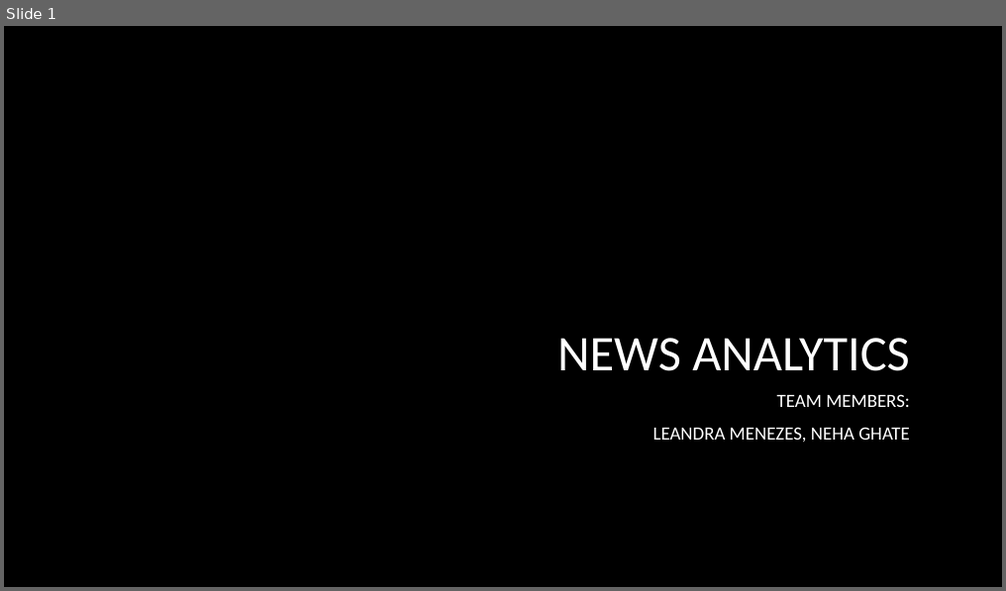
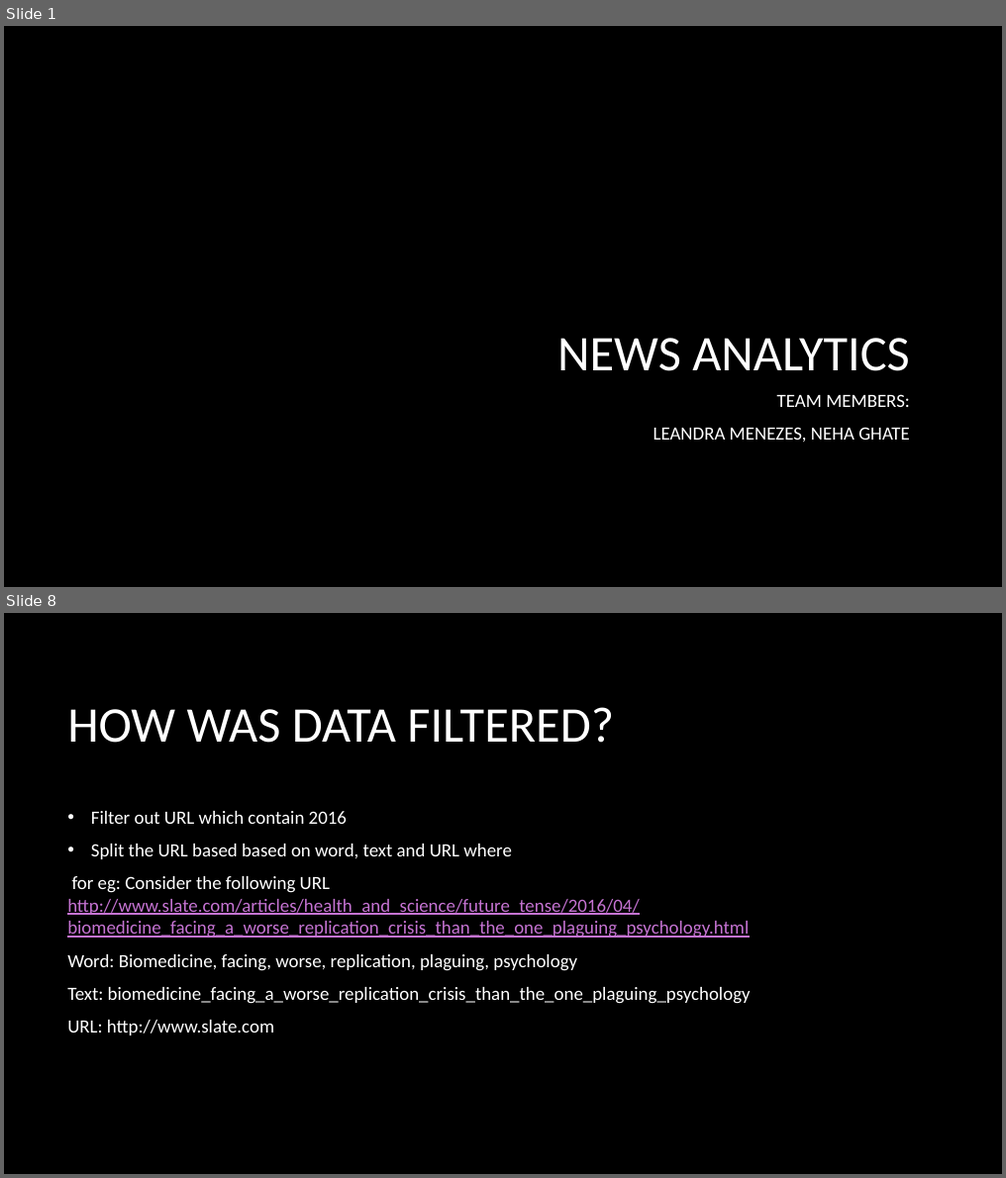
Before and after one commit to Nehaghate285/NewsAnalytics, a slide deck: News Analytics.pptx. Shown one above the other, each under a label of ours: slide 1 before the commit, slides 1 and 8 after it; the slides between them are not shown. The pictures are 1006x591 and 1006x1178 pixels, drawn with LibreOffice and Linux fonts; fonts in the diff are those of the drawing; background and template pictures are left out. Boxes give left, top, right and bottom in pixels: in the first picture for what was removed or moved away, otherwise in the second. Text is boxed around its words. In the diff, an @@ line names an element or a change of style, - is before the commit and + after.

```diff
--- a/News Analytics.pptx
+++ b/News Analytics.pptx
@@ slide 8 added at [4,613,1002,1174], background picture (left out) @@
@@ title added at [67,707,614,743], 48 pt, text #FFFFFF @@
+HOW WAS DATA FILTERED?
@@ text added at [67,811,750,1036], 18 pt, text #FFFFFF @@
+• Filter out URL which contain 2016
+• Split the URL based based on word, text and URL where
+for eg: Consider the following URL http://www.slate.com/articles/health_and_science/future_tense/2016/04/biomedicine_facing_a_worse_replication_crisis_than_the_one_plaguing_psychology.html
+Word: Biomedicine, facing, worse, replication, plaguing, psychology
+Text: biomedicine_facing_a_worse_replication_crisis_than_the_one_plaguing_psychology
+URL: http://www.slate.com
```
Also in this commit, not shown: 6 slides changed, 8 other slides added.
